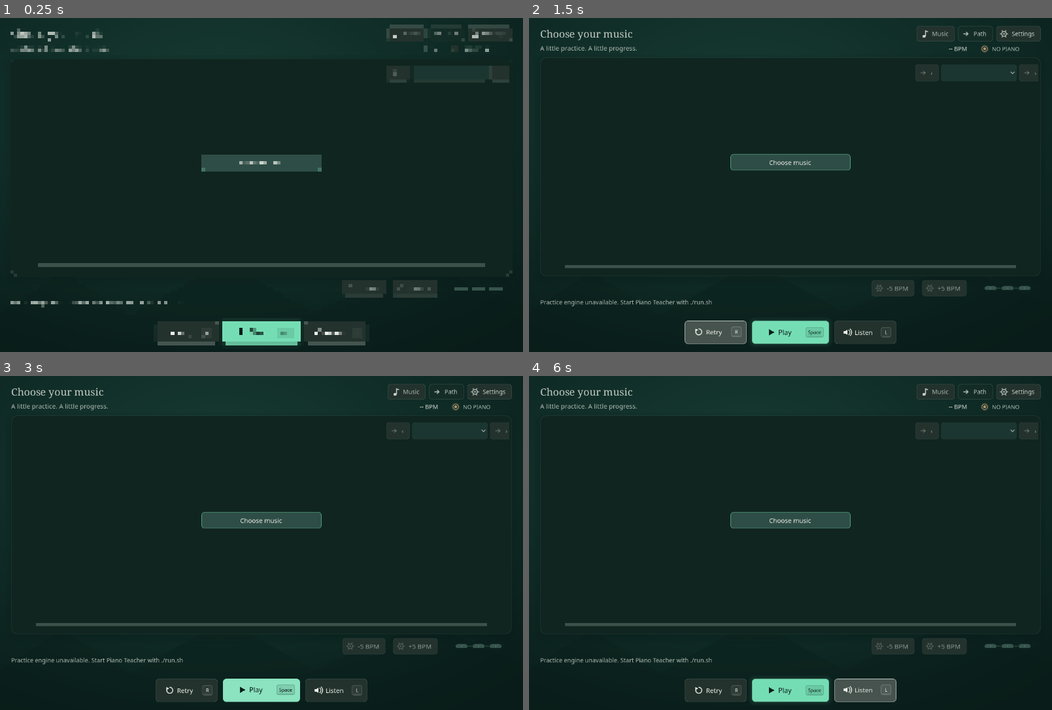
Above: before the commit, frames 1-4 (two rows, left to right).
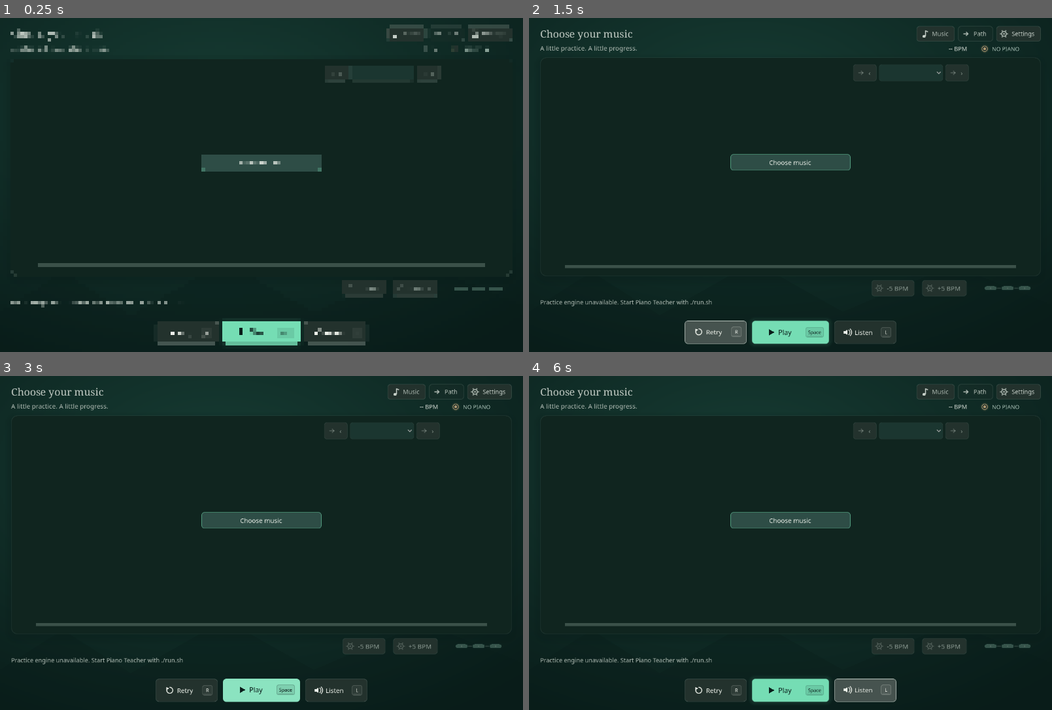
Above: after the commit, the same moments.

Repository: tpepels/piano_teacher
Game: Godot game, scene res://main.tscn
Two runs of this game, one before a commit and one after it. Both use one fixed random seed, a clock stepped at 60 frames per second and the inputs below.
Inputs:
- Up to frame 1 (0.25 s): no input
- Up to frame 2 (1.5 s): click "Retry" at 0.5 s; click "Retry" at 1.25 s
- Up to frame 3 (3 s): click "Retry" at 2 s; click "Play" at 2.75 s
- Up to frame 4 (6 s): click "Play" at 3.5 s; click "Path" at 4.25 s; click "Next passage" at 5 s; click "Listen" at 5.75 s

The runs differ from the first frame. In frame 1, 0.2% of the frame differs, in the area x 62-98%, y 14-20%; in frame 2, less than 0.1%; in frame 3, less than 0.1%; in frame 4, less than 0.1%.

Commit message:
Keep hand ribbon visible and prevent score step arrows from clipping

Diff:
--- a/godot/main.gd
+++ b/godot/main.gd
@@ -1668,10 +1668,11 @@
     var compact_steps: bool = width < 1250.0
     progress_label.visible = true
     if practice_step_controls != null:
-        var controls_width: float = 235.0 if width < 850.0 else 275.0 if compact_steps else 330.0
+        var controls_width: float = 350.0 if width < 850.0 else 420.0 if compact_steps else 500.0
         practice_step_controls.offset_left = -controls_width - 12.0
         practice_step_controls.offset_right = -12.0
-        practice_step_picker.custom_minimum_size.x = controls_width - 98.0
+        practice_step_picker.custom_minimum_size.x = 120.0 if width < 850.0 else 150.0 if compact_steps else 180.0
+        practice_stage_bar.size = Vector2(356.0 if width < 1150.0 else 500.0, 28.0)
         for arrow in [practice_step_previous_button, practice_step_next_button]:
             arrow.custom_minimum_size.x = 40.0
     for bpm_button in [tempo_down_button, tempo_up_button]:
@@ -2405,7 +2406,7 @@
     var stages: Array = state.get("hand_stages", [])
     # Transport changes must not add/remove a layout row: doing so changes
     # the score's zoom and moves its notes at Start and Pause.
-    practice_stage_bar.visible = not stages.is_empty() and size.x >= 1150.0
+    practice_stage_bar.visible = not stages.is_empty()
     if stages == presented_hand_stages:
         return
     presented_hand_stages = stages.duplicate(true)
@@ -2423,9 +2424,11 @@
         var locked: bool = bool(stage.get("locked", false))
         var word: String = "Both hands" if hand == "both" else str(hand).capitalize() + " hand"
         label.autowrap_mode = TextServer.AUTOWRAP_OFF
+        label.clip_text = true
+        label.text_overrun_behavior = TextServer.OVERRUN_TRIM_ELLIPSIS
         label.text = ("✓ " if complete else "● " if active else "○ ") + word + (" · locked" if locked else "")
         label.tooltip_text = "Completed" if complete else "Active hand" if active else "Locked" if locked else "Next hand"
-        label.custom_minimum_size = Vector2(122, 24)
+        label.custom_minimum_size = Vector2(102 if size.x < 1150.0 else 122, 24)
         label.add_theme_color_override("font_color",
             Color("#79DAAD") if complete else INK if active else MUTED)
         # Read as a three-step instrument runway, not three separate
